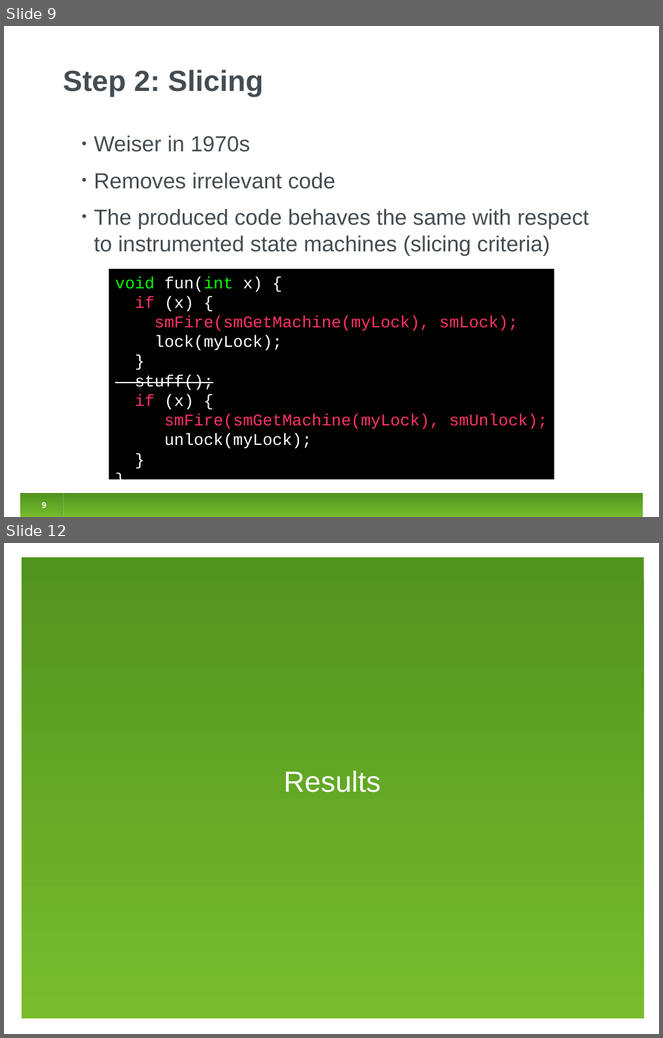
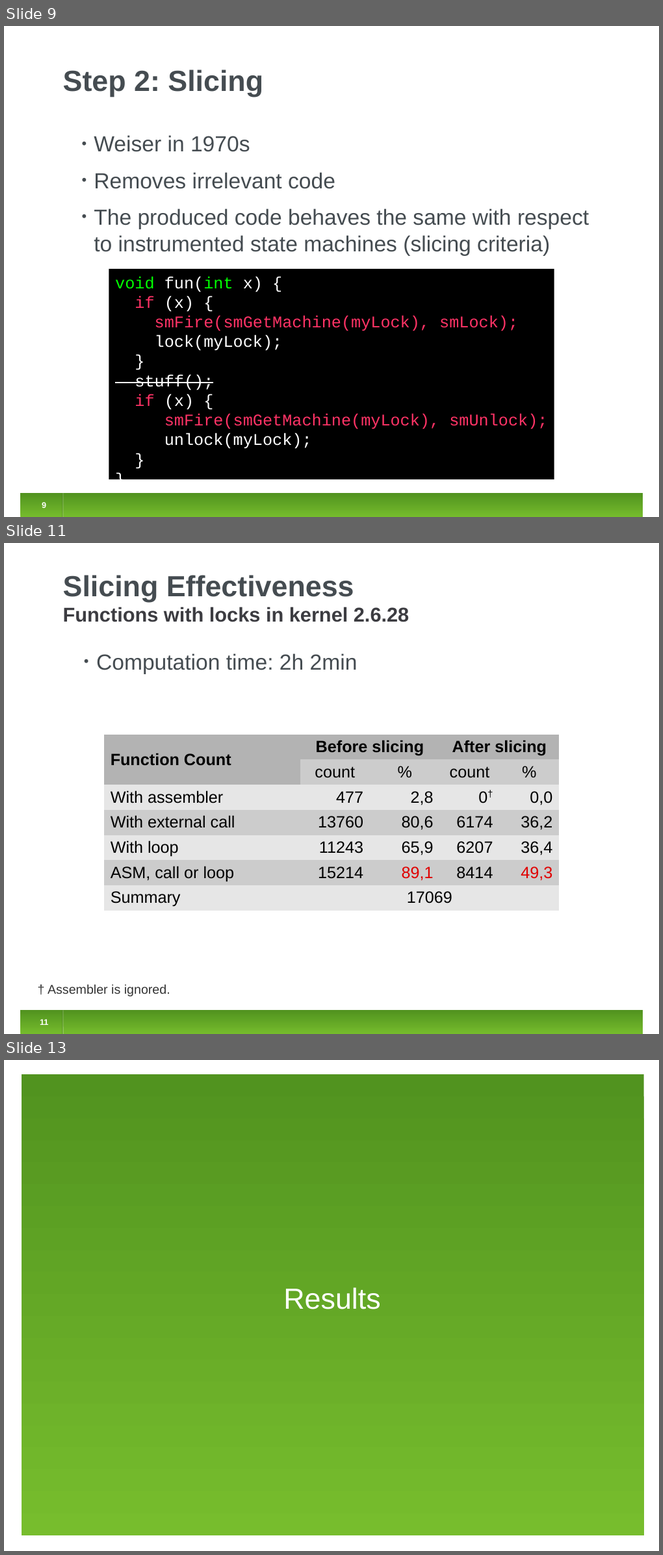
Before and after one commit to jirislaby/writings, a slide deck: presentations/fmics2012.odp. Shown one above the other, each under a label of ours: slides 9 and 12 before the commit, slides 9, 11 and 13 after it; the slides between them are not shown. The pictures are 663x1038 and 663x1555 pixels, drawn with LibreOffice and Linux fonts; fonts in the diff are those of the drawing. Boxes give left, top, right and bottom in pixels: in the first picture for what was removed or moved away, otherwise in the second. Text is boxed around its words. In the diff, an @@ line names an element or a change of style, - is before the commit and + after.

```diff
--- a/presentations/fmics2012.odp
+++ b/presentations/fmics2012.odp
@@ slide 11 added at (x1=4, y1=543, x2=659, y2=1034), background #FFFFFF; not listed: 1 template element that a slide beside it also shows @@
@@ title added at (x1=63, y1=575, x2=409, y2=622), 22 pt, text #3C3C41, bold @@
+Slicing Effectiveness
+Functions with locks in kernel 2.6.28
@@ text added at (x1=96, y1=653, x2=358, y2=674), 24 pt, text #454C51 @@
+• Computation time: 2h 2min
@@ table added at (x1=104, y1=734, x2=560, y2=910), 7 rows, 5 columns @@
+Function Count | Before slicing |  | After slicing | 
+ | count | % | count | %
+With assembler | 477 | 2,8 | 0† | 0,0
+With external call | 13760 | 80,6 | 6174 | 36,2
+With loop | 11243 | 65,9 | 6207 | 36,4
+ASM, call or loop | 15214 | 89,1 | 8414 | 49,3
+Summary | 17069 |  |  | 
@@ text added at (x1=48, y1=984, x2=170, y2=997), 14 pt, text #333333 @@
+† Assembler is ignored.
@@ page number added at (x1=40, y1=1019, x2=48, y2=1025), 9 pt, text #FFFFFF, bold @@
+11
@@ line added from (62, 1011) to (62, 1034), #3F7418 0.74 pt @@
@@ line added from (63, 1011) to (63, 1034), #FFFFFF 0.74 pt @@
@@ what was slide 12 is now slide 13 @@
```
Also in this commit, not shown: 7 slides changed.
